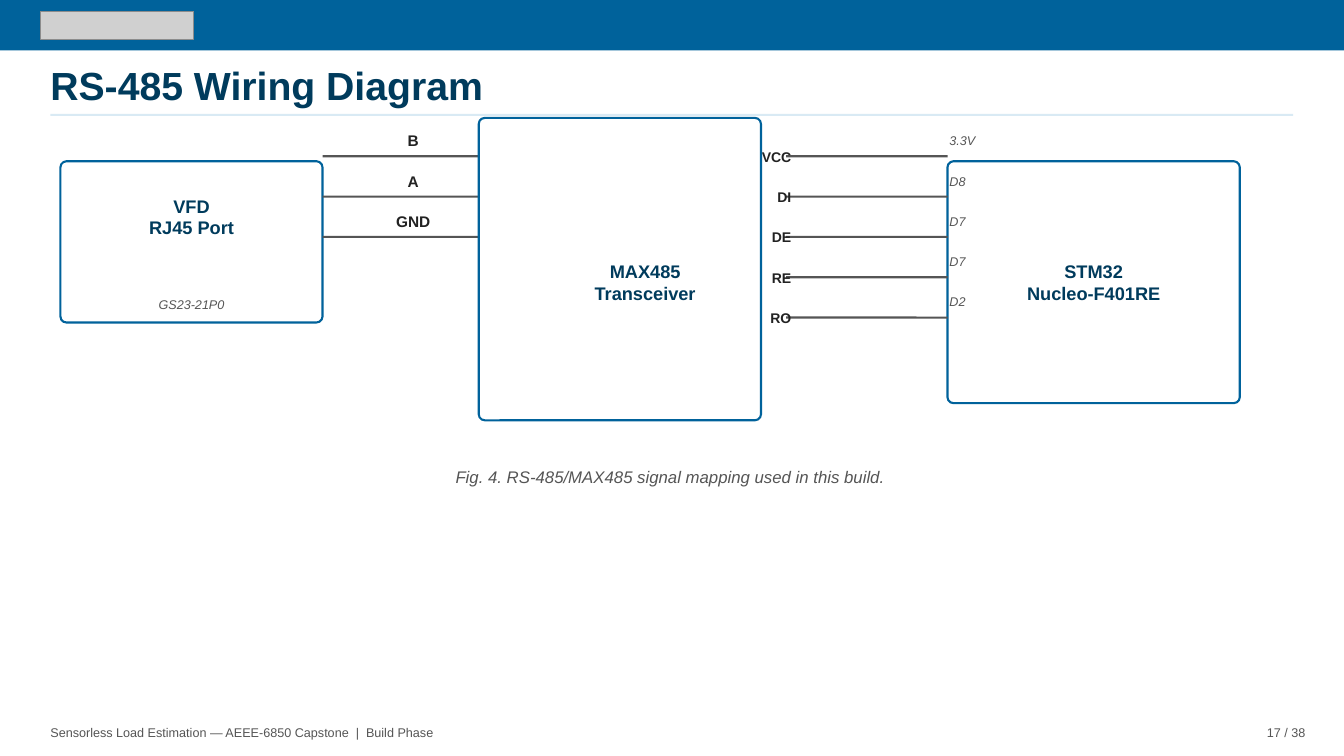
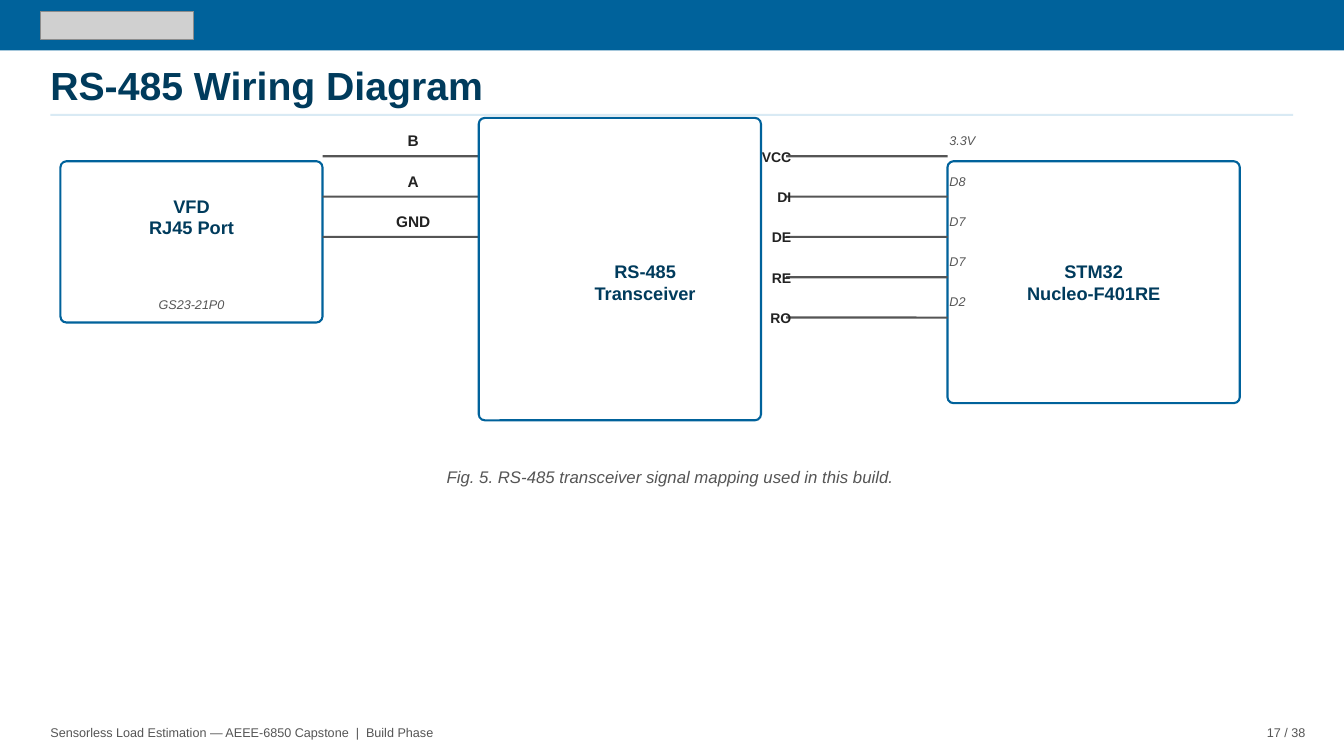
Before and after one commit to David-4529/Capstone, a slide deck: slide 17 of docs/paper/Sensorless_Load_Estimation_Deck.pptx. Drawn at 1344x756 pixels with LibreOffice and Linux fonts; fonts in the diff are those of the drawing; grey boxes stand for pictures. Boxes give left, top, right and bottom in pixels: in the first picture for what was removed or moved away, otherwise in the second. Text is boxed around its words. In the diff, an @@ line names an element or a change of style, - is before the commit and + after.

```diff
--- a/docs/paper/Sensorless_Load_Estimation_Deck.pptx
+++ b/docs/paper/Sensorless_Load_Estimation_Deck.pptx
@@ text at [614,265,676,278]: text changed @@
-MAX485
+RS-485
@@ text at [447,471,893,487]: text changed @@
-Fig. 4. RS-485/MAX485 signal mapping used in this build.
+Fig. 5. RS-485 transceiver signal mapping used in this build.
```
Also in this commit, not shown: 7 other slides changed.
